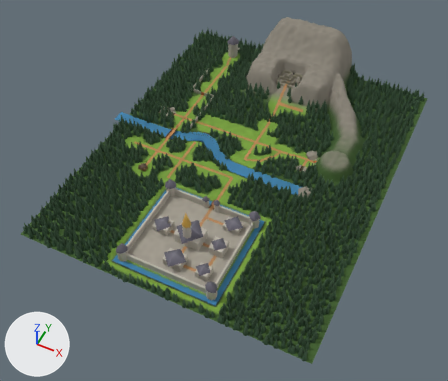
The glTF model src/three/models/land.glb, before and after one commit.
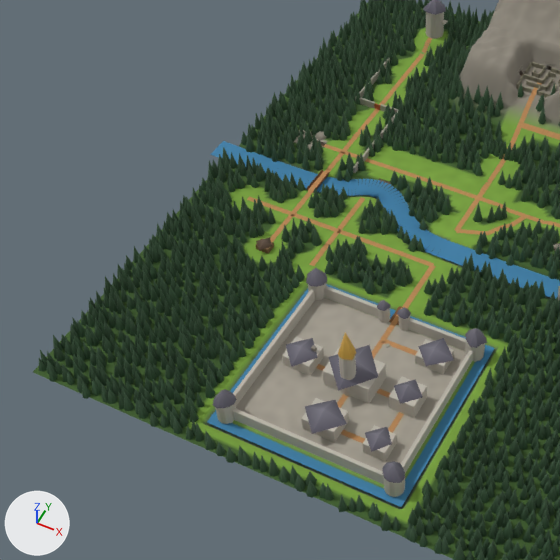
Old and new are each drawn whole from a 50 mm camera at (190.0, -460.0, 475.0) aimed at (-4.0, -72.0, -10.0) and again close up on the part from 1% to 67% of the width and 10% to 88% of the height. The lights are fixed; the arrows at lower left show +X, +Y and +Z. The first two pictures are the older version. Vertices at exactly the same position are counted once.

Script lines for the objects in view, before the commit:
```python
me_built = bpy.data.meshes.new('built')
me_built.from_pydata(...)  # 1233 vertices, 2024 faces; spans x -106.0..86.0, y -202.0..134.0, z -8.0..46.0
me_built.materials.append(mat_painted)
me_ground = bpy.data.meshes.new('ground')
me_ground.from_pydata(...)  # 28530 vertices, 56332 faces; spans x -150.0..150.0, y -218.0..158.0, z -3.0..60.0
me_ground.materials.append(mat_painted)
me_paths = bpy.data.meshes.new('paths')
me_paths.from_pydata(...)  # 2114 vertices, 2072 faces; spans x -120.0..68.0, y -182.0..120.0, z -1.0..23.0
me_paths.materials.append(mat_painted)
me_water = bpy.data.meshes.new('water')
me_water.from_pydata(...)  # 315 vertices, 176 faces; spans x -161.0..71.0, y -204.0..-11.0, z -1.0
me_water.materials.append(mat_painted)
ob_built = bpy.data.objects.new('built', me_built)
ob_built.location = (0.0, 0.0, 0.0)
ob_ground = bpy.data.objects.new('ground', me_ground)
ob_ground.location = (0.0, 0.0, 0.0)
ob_paths = bpy.data.objects.new('paths', me_paths)
ob_paths.location = (0.0, 0.0, 0.0)
ob_water = bpy.data.objects.new('water', me_water)
ob_water.location = (0.0, 0.0, 0.0)
# also in view: 'trees' at (-2.0, -30.0, 15.0)
```
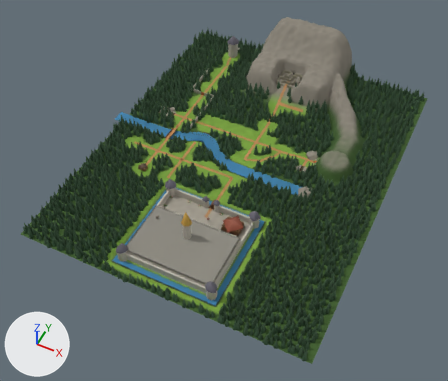
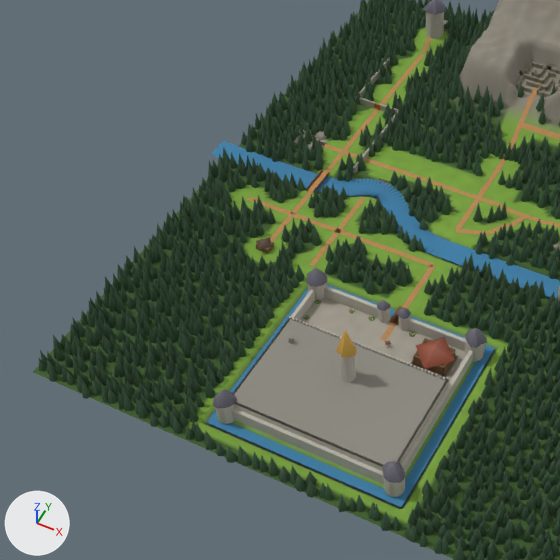
What the commit changed:
me_built is used by ob_built; location (0.0, 0.0, 0.0).
me_built had 1233 vertices, 2024 faces and spanned x -106.0..86.0, y -202.0..134.0, z -8.0..46.0.
me_built now has 2327 vertices, 3786 faces and spans x -106.0..86.0, y -202.0..134.0, z -8.0..48.0.
me_built part 1: the loose piece of 8 vertices spanning x -38.0..-22.0, y -157.0..-143.0, z 0.0..8.0 is scaled about its middle by (0.0625, 0.0714, 0.129), then moved by (-11.0, 14.0, 8.0).
me_built part 2: the loose piece of 8 vertices spanning x 23.0..37.0, y -157.0..-143.0, z 0.0..10.0 is scaled about its middle by (0.0714, 0.0714, 0.103), then moved by (-63.0, 14.0, 7.0).
me_built part 3: the loose piece of 8 vertices spanning x -9.0..9.0, y -187.0..-173.0, z 0.0..9.0 is scaled about its middle by (0.0556, 0.0714, 0.114), then moved by (-31.0, 44.0, 8.0).
me_built part 4: the loose piece of 24 vertices spanning x -4.0..4.0, y -160.0..-152.0, z 0.0..30.0 is rebuilt with 28 vertices and now spans x -4.0..4.0, y -160.0..-152.0, z 12.0..32.0.
me_built part 5: the loose piece of 14 vertices spanning x -4.0..5.0, y -160.0..-152.0, z 30.0..46.0 is rebuilt with 14 vertices and now spans x -5.0..5.0, y -161.0..-151.0, z 32.0..48.0.
me_built part 6: the loose piece of 6 vertices spanning x 22.0..38.0, y -158.0..-142.0, z 10.0..15.0 is deleted.
me_built part 7: the loose piece of 6 vertices spanning x -15.0..14.0, y -166.0..-134.0, z 12.0..18.0 is deleted.
me_built part 8: 27 vertices moved from x -30.0..41.0, y -193.0..-114.0, z 0.0..12.0 to x -46.0..46.0, y -196.0..-136.0, z 0.0..13.0; 20 vertices removed from x -40.0..38.0, y -180.0..-109.0, z 0.0..14.0; 914 vertices added at x -46.0..46.0, y -196.0..-108.0, z 0.0..16.0.
Other edits to the shape of me_built do not show in these pictures.
me_ground is used by ob_ground; location (0.0, 0.0, 0.0).
me_ground had 28530 vertices, 56332 faces and spanned x -150.0..150.0, y -218.0..158.0, z -3.0..60.0.
me_ground now has 27186 vertices, 53464 faces and spans x -150.0..150.0, y -218.0..158.0, z -3.0..60.0.
me_ground part 9: 1344 vertices removed from x -44.0..44.0, y -194.0..-116.0, z 0.0.
me_paths is used by ob_paths; location (0.0, 0.0, 0.0).
me_paths had 2114 vertices, 2072 faces and spanned x -120.0..68.0, y -182.0..120.0, z -1.0..23.0.
me_paths now has 1683 vertices, 1652 faces and spans x -120.0..68.0, y -120.0..120.0, z -1.0..23.0.
me_paths part 10: the loose piece of 122 vertices spanning x -30.0..30.0, y -152.0..-148.0, z 0.0 is deleted.
me_paths part 11: the loose piece of 62 vertices spanning x 28.0..32.0, y -180.0..-150.0, z 0.0 is deleted.
me_paths part 12: the loose piece of 62 vertices spanning x 0.0..30.0, y -182.0..-178.0, z 0.0 is deleted.
me_paths part 13: 188 vertices removed from x -60.0..30.0, y -180.0..-58.0, z 0.0; 1 vertex added at x -2.0, y -90.0, z 0.0.
Other edits to the shape of me_paths do not show in these pictures.
Mesh me_rooms is new.
It has 6006 vertices, 8696 faces and spans x -39.0..40.0, y -189.0..-112.0, z -3.2..9.4.
It uses material mat_painted.
Object 'rooms' (ob_rooms) is new; it shows me_rooms.
Its location is (0.0, 0.0, 0.0).

Location of each change, (x1, y1, x2, y2) in pixels of the close-ups (560 x 560 px; the box of a moved part takes in the faces that stretch with it):
'rooms', added (mostly hidden)
    after: (412, 340, 454, 370)
part 1 of me_built, moved or reshaped (not visible afterwards)
    before: (282, 337, 324, 376)
part 2 of me_built, moved or reshaped (not visible afterwards)
    before: (389, 376, 427, 418)
part 3 of me_built, moved or reshaped (not visible afterwards)
    before: (301, 398, 349, 442)
part 4 of me_built, rebuilt
    before: (339, 357, 356, 396)
    after: (339, 354, 356, 382)
part 5 of me_built, rebuilt (16% wider)
    before: (338, 332, 356, 360)
    after: (336, 330, 357, 357)
part 6 of me_built, deleted
    before: (394, 379, 423, 404)
part 7 of me_built, deleted
    before: (329, 345, 378, 391)
part 8 of me_built, built on
    before: (286, 338, 454, 462)
    after: (233, 299, 455, 471)
part 9 of me_ground, deleted
    before: (236, 333, 444, 471)
part 10 of me_paths, deleted (mostly hidden)
    before: (316, 364, 391, 398)
part 11 of me_paths, deleted
    before: (388, 412, 404, 433)
part 12 of me_paths, deleted
    before: (341, 430, 365, 443)
part 13 of me_paths, built on
    before: (337, 246, 418, 408)
